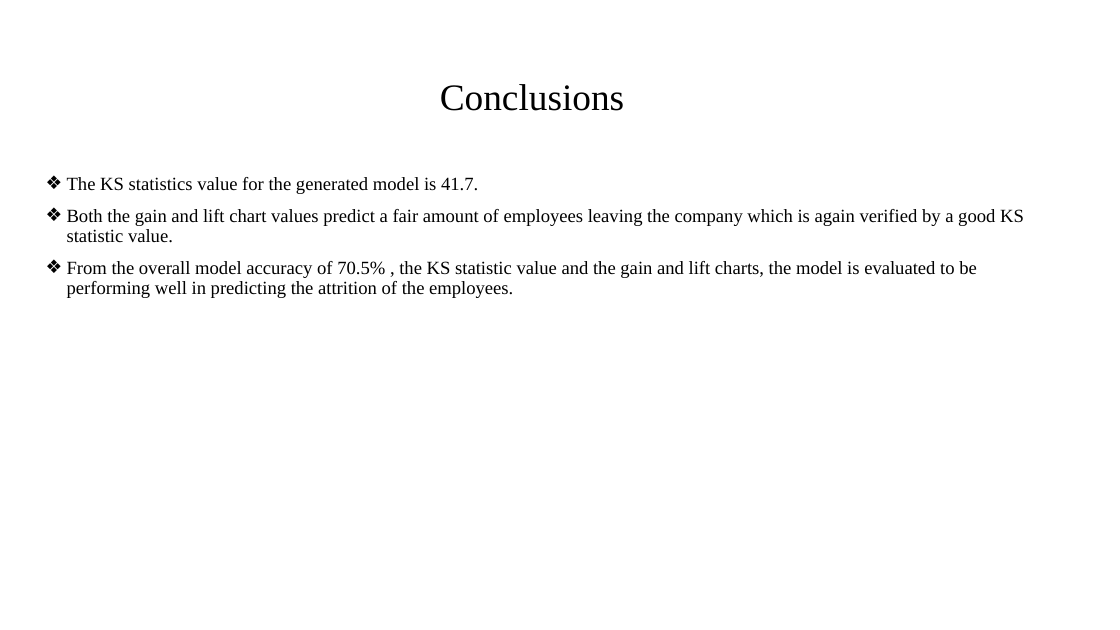
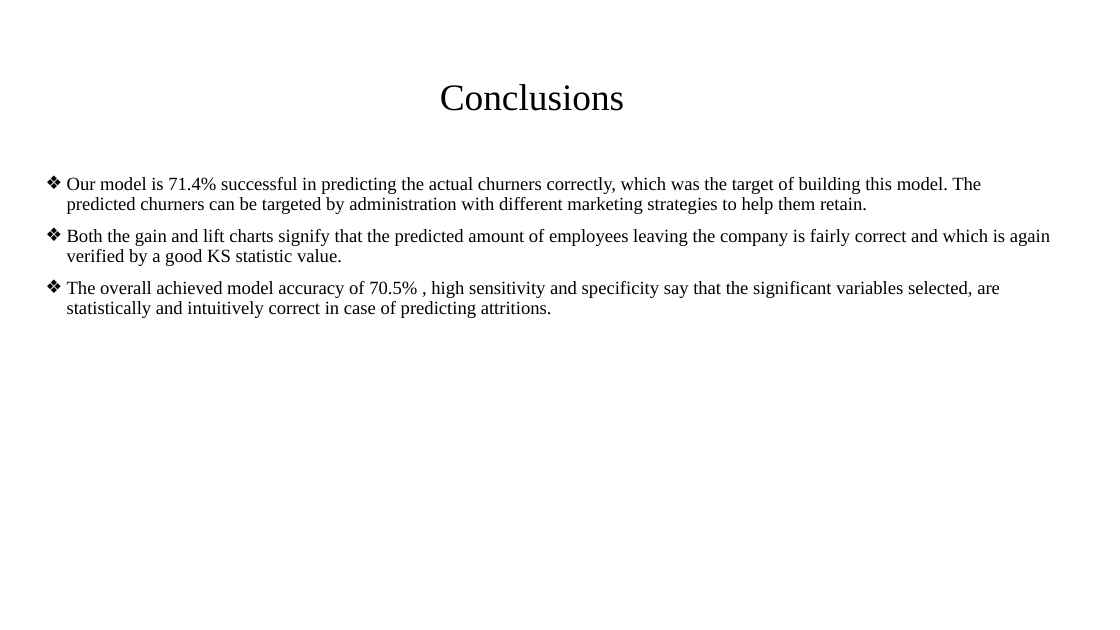
Before and after one commit to gaurav007x/HR-Analytics, a slide deck: slide 11 of HR Analytics Presentation.pptx (slide 10 before the commit). Drawn at 1120x630 pixels with LibreOffice and Linux fonts; fonts in the diff are those of the drawing; background and template pictures are left out. Boxes give left, top, right and bottom in pixels: in the first picture for what was removed or moved away, otherwise in the second. Text is boxed around its words. In the diff, an @@ line names an element or a change of style, - is before the commit and + after.

Commit message:
Made few grammatical changes and added confusion matrix and significant variables list

```diff
--- a/HR Analytics Presentation.pptx
+++ b/HR Analytics Presentation.pptx
@@ text at <box>67,177,1050,318</box>: text changed @@
-❖ The KS statistics value for the generated model is 41.7.
-❖ Both the gain and lift chart values predict a fair amount of employees leaving the company which is again verified by a good KS statistic value.
-❖ From the overall model accuracy of 70.5% , the KS statistic value and the gain and lift charts, the model is evaluated to be performing well in predicting the attrition of the employees.
+❖ Our model is 71.4% successful in predicting the actual churners correctly, which was the target of building this model. The predicted churners can be targeted by administration with different marketing strategies to help them retain.
+❖ Both the gain and lift charts signify that the predicted amount of employees leaving the company is fairly correct and which is again verified by a good KS statistic value.
+❖ The overall achieved model accuracy of 70.5% , high sensitivity and specificity say that the significant variables selected, are statistically and intuitively correct in case of predicting attritions.
```
Also in this commit, not shown: 5 other slides changed, 1 slide added.
